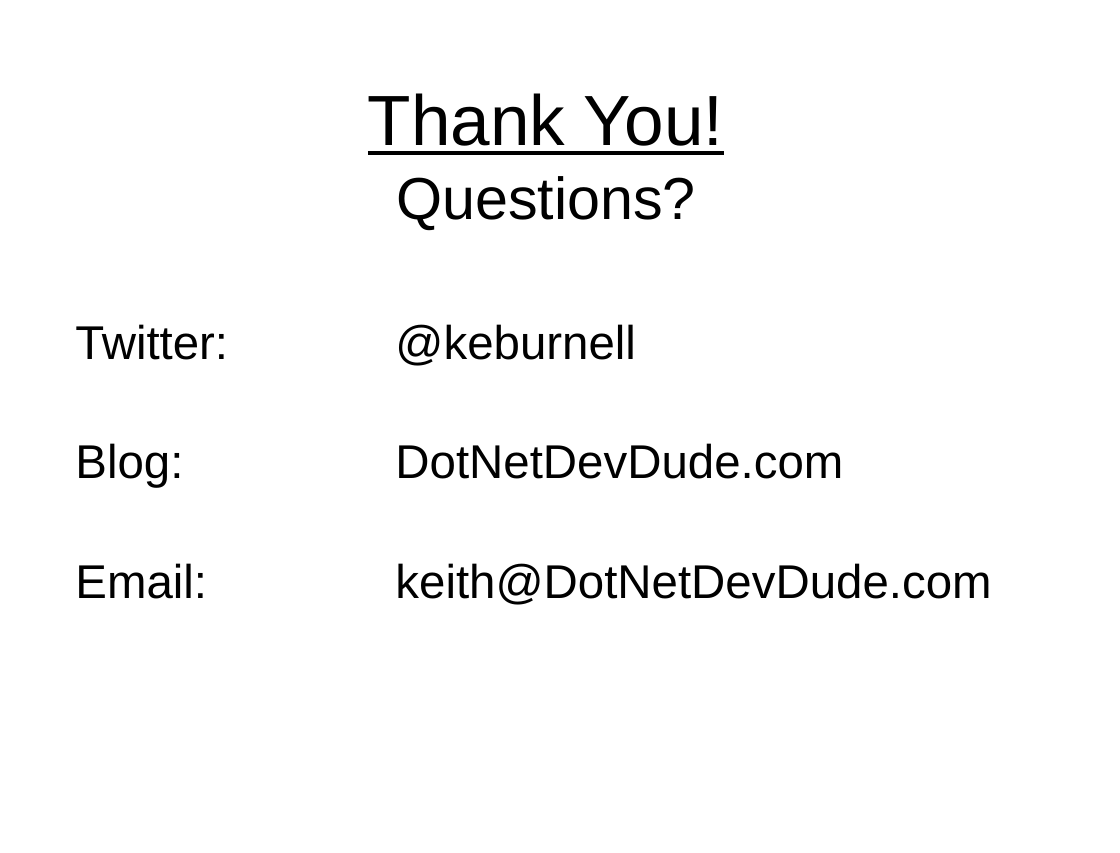
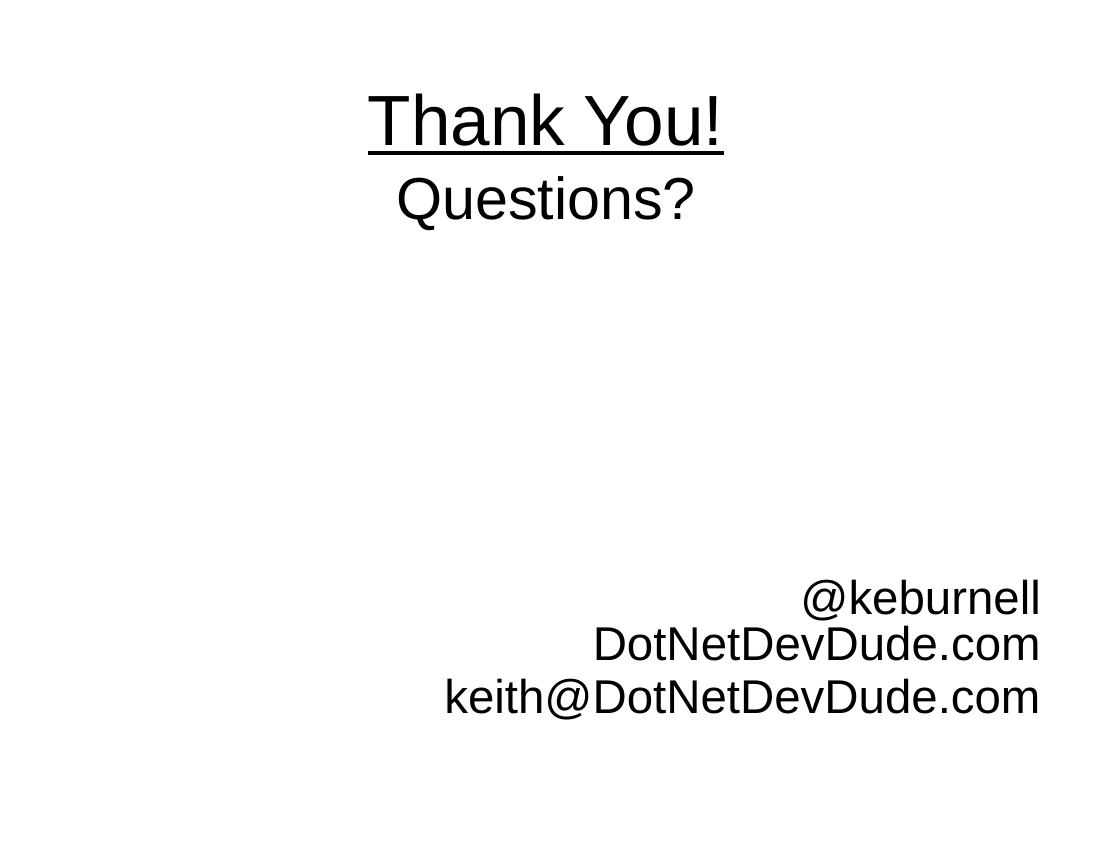
Before and after one commit to kburnell/TestDrivingASP.NETMVC, a slide deck: slide 27 of TestDrivingASP.NETMVC_Short.pptx (slide 31 before the commit). Drawn at 1120x853 pixels with LibreOffice and Linux fonts; fonts in the diff are those of the drawing; background and template pictures are left out. Boxes give left, top, right and bottom in pixels: in the first picture for what was removed or moved away, otherwise in the second. Text is boxed around its words. In the diff, an @@ line names an element or a change of style, - is before the commit and + after.

```diff
--- a/TestDrivingASP.NETMVC_Short.pptx
+++ b/TestDrivingASP.NETMVC_Short.pptx
@@ text at (x1=800, y1=579, x2=1040, y2=621): text changed @@
-Twitter: @keburnell
+@keburnell
@@ text at (x1=593, y1=625, x2=1041, y2=661): text changed @@
-Blog: DotNetDevDude.com
+DotNetDevDude.com
@@ text at (x1=444, y1=678, x2=1040, y2=720): text changed @@
-Email: keith@DotNetDevDude.com
+keith@DotNetDevDude.com
```
Also in this commit, not shown: 16 other slides changed, 4 slides added, 8 slides removed, 6 other files.
